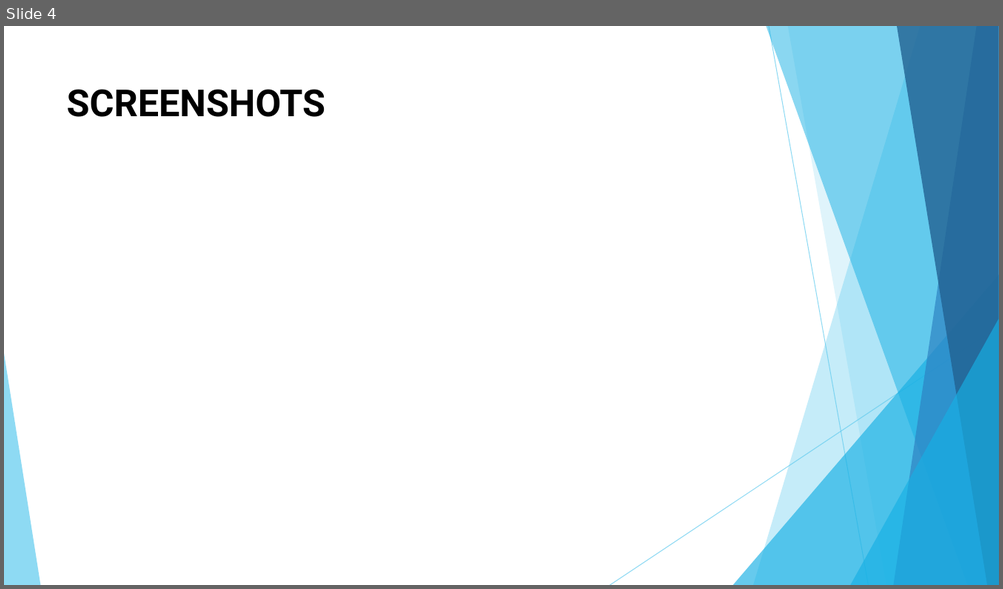
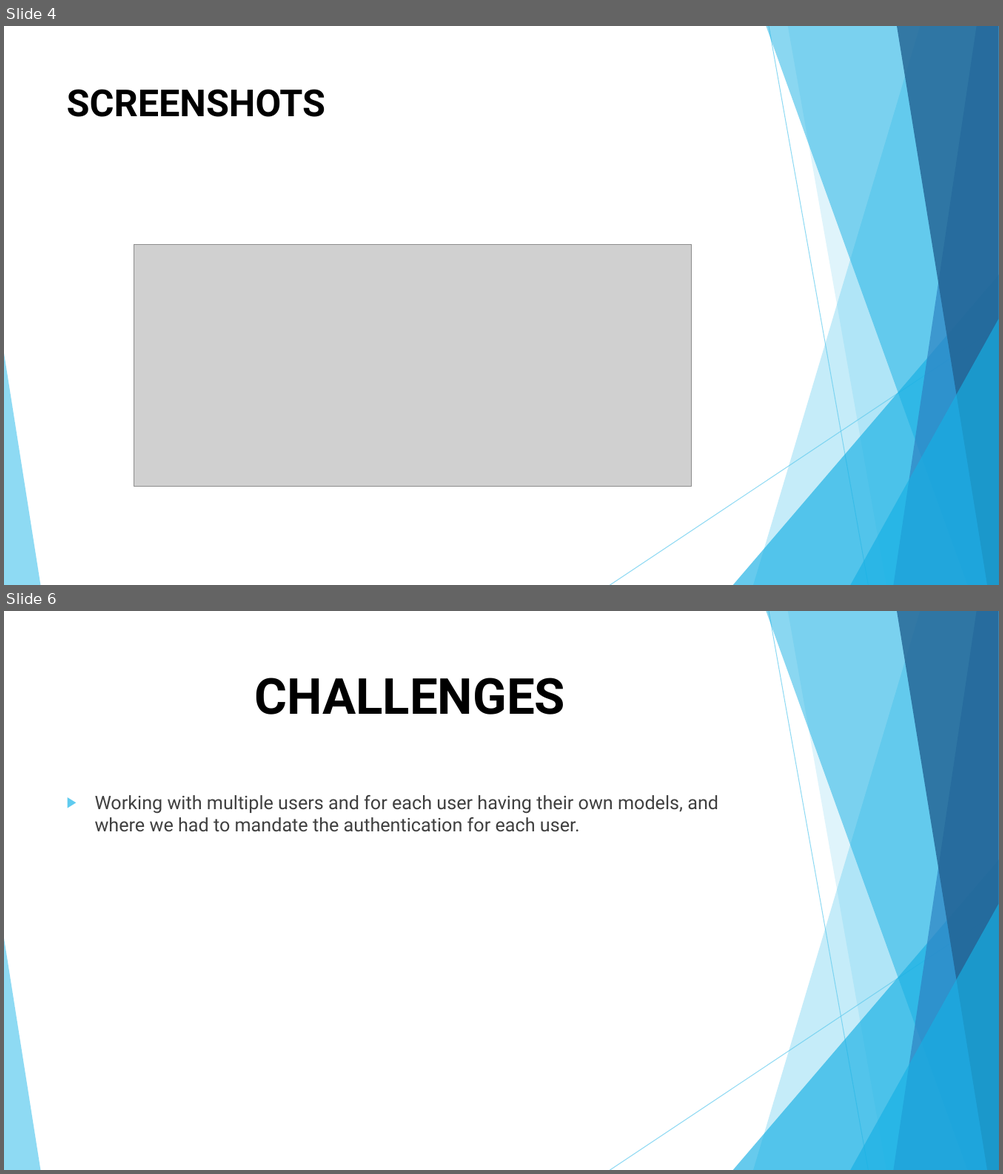
Before and after one commit to Sin317/Blog_webframework, a slide deck: presentation.pptx. Shown one above the other, each under a label of ours: slide 4 before the commit, slides 4 and 6 after it; the slides between them are not shown. The pictures are 1003x589 and 1003x1174 pixels, drawn with LibreOffice and Linux fonts; fonts in the diff are those of the drawing; grey boxes stand for pictures. Boxes give left, top, right and bottom in pixels: in the first picture for what was removed or moved away, otherwise in the second. Text is boxed around its words. In the diff, an @@ line names an element or a change of style, - is before the commit and + after.

```diff
--- a/presentation.pptx
+++ b/presentation.pptx
@@ slide 6 added at [4,611,999,1170], background #FFFFFF; not listed: 10 template elements that a slide beside it also shows @@
@@ title added at [254,678,565,715], 48 pt, text #000000, bold @@
+CHALLENGES
@@ text added at [95,795,718,832], 18 pt, text #404040 @@
+▶ Working with multiple users and for each user having their own models, and where we had to mandate the authentication for each user.
@@ slide 4 changed as well @@
@@ picture added at [134,244,692,486] @@
```
Also in this commit, not shown: 2 other slides changed, 3 other slides added, 7 slides removed.
